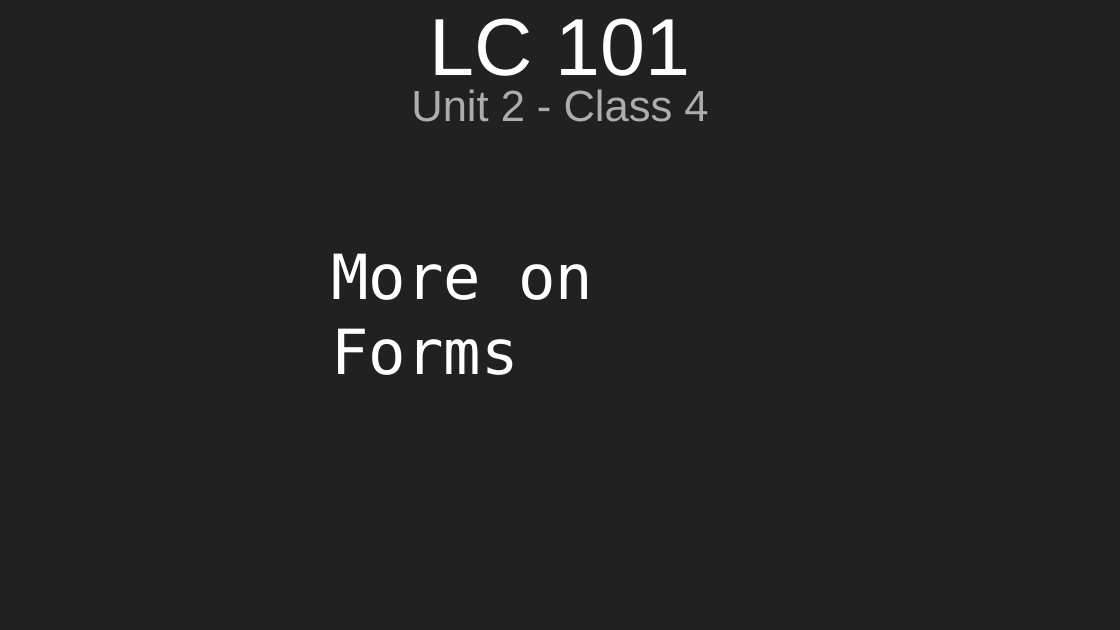
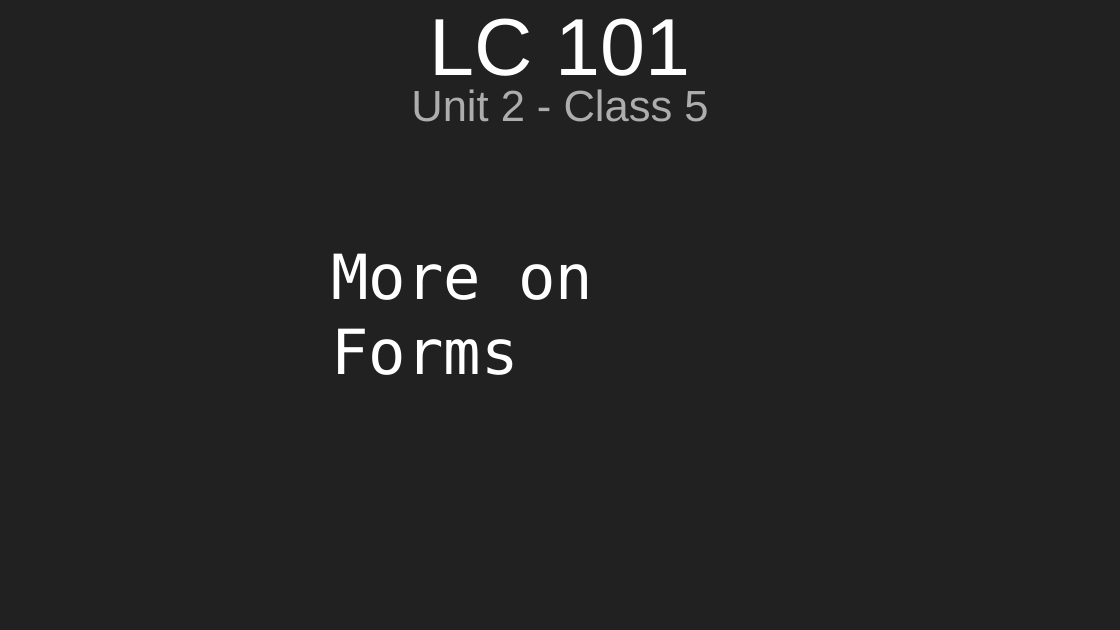
Before and after one commit to aleesham/lc101-unit2, a slide deck: slide 5 of slides/Unit 2 - LC 101 - Class 5.pptx. Drawn at 1120x630 pixels with LibreOffice and Linux fonts; fonts in the diff are those of the drawing. Boxes give left, top, right and bottom in pixels: in the first picture for what was removed or moved away, otherwise in the second. Text is boxed around its words. In the diff, an @@ line names an element or a change of style, - is before the commit and + after.

Commit message:
changed 4 to 5 in title slide

```diff
--- a/slides/Unit 2 - LC 101 - Class 5.pptx
+++ b/slides/Unit 2 - LC 101 - Class 5.pptx
@@ subtitle at <box>411,89,708,122</box>: text changed @@
-Unit 2 - Class 4
+Unit 2 - Class 5
```
